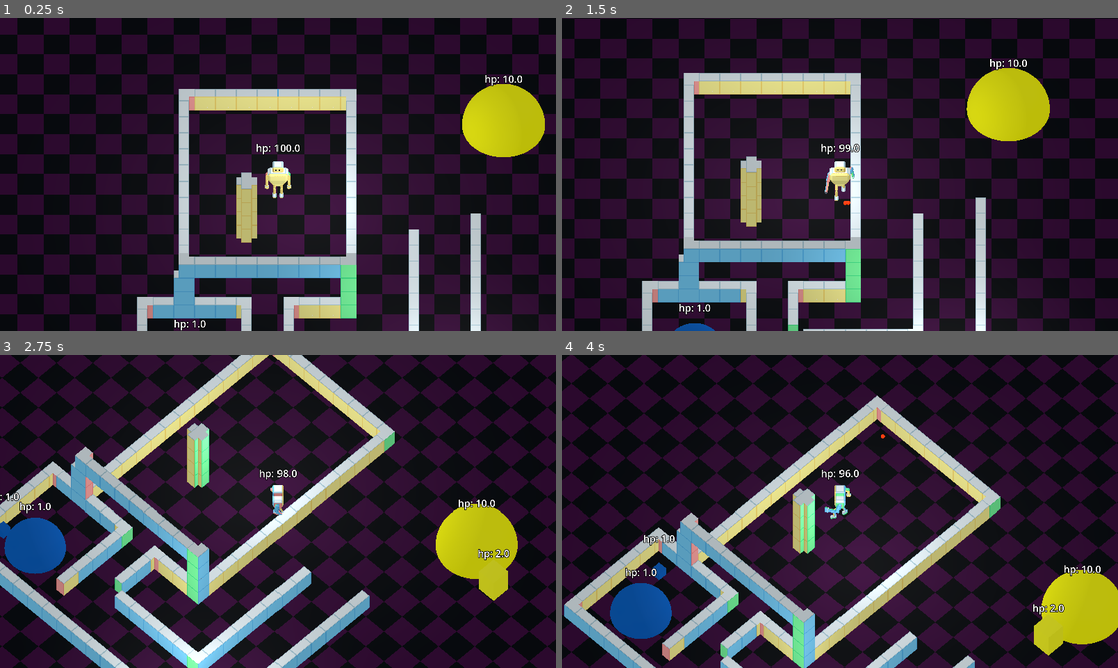
Above: before the commit, frames 1-4 (two rows, left to right).
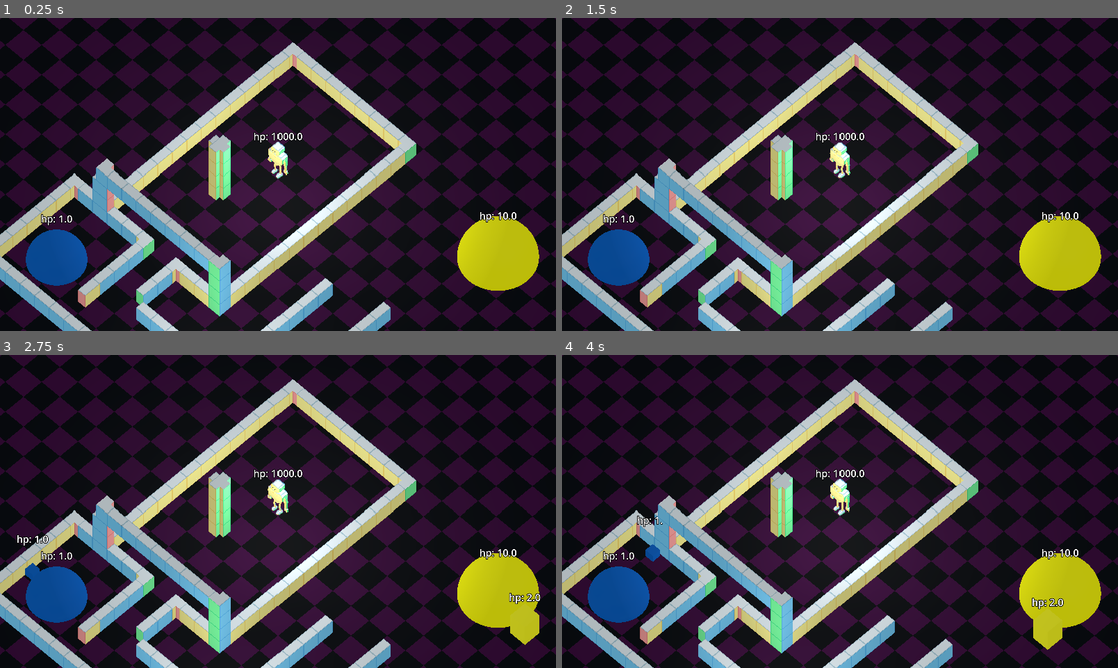
Above: after the commit, the same moments.

Repository: markguinn/kitbash-toy-clash
Game: Godot game, scene res://levels/dev/proto1.tscn
Same seed, same stepped clock (60 frames per second), same inputs: the game is played once before the commit and once after it.
Inputs:
- Up to frame 1 (0.25 s): no input
- Up to frame 2 (1.5 s): tap Enter at 0.5 s; hold Right (right) 0.53-1.28 s; hold Z (attack1) 0.53-1.28 s; hold S (down) from 1.28 s (still down); tap X (attack2) at 1.35 s
- Up to frame 3 (2.75 s): release S (down) at 2.03 s; hold Right (right) from 2.03 s (still down); hold Tab (switch_cam) from 2.03 s (still down)
- Up to frame 4 (4 s): release Right (right) at 2.78 s; release Tab (switch_cam) at 2.78 s; hold W (up) 2.78-3.53 s; tap Z (attack1) at 2.85 s; hold Left (left) from 3.53 s (still down); hold X (attack2) from 3.53 s (still down)

The runs differ from the first frame. In frame 1, 65% of the frame differs, in the area x 0-100%, y 0-100%; in frame 2, 65%; in frame 3, 82%; in frame 4, 80%.
Error after the commit: Parse Error: Too few arguments for "get_animation_library()" call. Expected at least 1 but received 0. (res://player/player.gd:40)

Commit message:
swap between horse body and regular legs

Diff:
--- a/player/player.gd
+++ b/player/player.gd
@@ -24,13 +24,20 @@
 
 # this is very temporary - just feeling out the body swapping
 @onready var body_mesh2: Node3D = $TempSwapBody
+@onready var body_root2: Node3D = $TempSwapBody/root
+@onready var legs2: Node3D = $TempSwapBody/root/legs
 @onready var animation_player2: AnimationPlayer = $TempSwapBody/AnimationPlayer
 
 @onready var body_mesh: Node3D = $BodyMesh
+@onready var body_root: Node3D = $BodyMesh/root
+@onready var legs: Node3D = $BodyMesh/root/legs
 @onready var animation_player: AnimationPlayer = $BodyMesh/AnimationPlayer
+
+@onready var collision_shape_3d: CollisionShape3D = $CollisionShape3D
 
 func _ready() -> void:
 	_set_cam(0)
+	Log.debug(self, animation_player.get_animation_library())
 
 
 func _vec2_to_vec3(dir: Vector2) -> Vector3:
@@ -88,7 +95,18 @@
 		_attack.call_deferred()
 	if event.is_action_pressed("switch_cam"):
 		_set_cam(cur_cam + 1)
+	if event.is_action_pressed("ui_cancel"):
+		_swap_legs()
 
+
+func _swap_legs() -> void:
+	body_mesh2.transform = body_mesh.transform
+	legs.reparent(body_root2)
+	legs2.reparent(body_root)
+	var t = legs2
+	legs2 = legs
+	legs = t
+	collision_shape_3d.shape.height = 4.0 if collision_shape_3d.shape.height == 2.0 else 2.0
 
 func _attack() -> void:
 	var p: Projectile = projectile_tpl.instantiate()
--- a/player/player.tscn
+++ b/player/player.tscn
@@ -4,11 +4,11 @@
 [ext_resource type="PackedScene" uid="uid://0iap8bwrf2kj" path="res://player/projectile.tscn" id="2_ilk7j"]
 [ext_resource type="Script" uid="uid://dqwtfo8bvm7rb" path="res://common/hurt_box.gd" id="3_ax26v"]
 [ext_resource type="PackedScene" uid="uid://p076x5fcyfky" path="res://_source_assets/generic-player/generic_player.gltf" id="3_qjkh3"]
+[ext_resource type="PackedScene" uid="uid://bng6sl0sm81dy" path="res://_source_assets/generic-player/generic_player_mods.gltf" id="4_g6k8r"]
 [ext_resource type="Script" uid="uid://cy8ptutfeorc6" path="res://common/life.gd" id="4_yw30f"]
 
 [sub_resource type="CapsuleShape3D" id="CapsuleShape3D_iynve"]
 radius = 1.0
-height = 3.7
 
 [sub_resource type="StandardMaterial3D" id="StandardMaterial3D_b1fxm"]
 
@@ -36,12 +36,16 @@
 
 [sub_resource type="CapsuleShape3D" id="CapsuleShape3D_l7t1d"]
 radius = 1.2
-height = 4.0
+height = 3.0
 
 [node name="Player" type="CharacterBody3D" unique_id=1653260376 groups=["player"]]
 collision_layer = 2
 collision_mask = 9
+motion_mode = 1
 script = ExtResource("1_nvxhs")
+speed = null
+rotation_speed = null
+projectile_speed = null
 projectile_tpl = ExtResource("2_ilk7j")
 
 [node name="CollisionShape3D" type="CollisionShape3D" parent="." unique_id=497236600]
@@ -50,7 +54,7 @@
 debug_color = Color(0, 0.6, 0.69803923, 1)
 
 [node name="BodyMesh" parent="." unique_id=710161177 instance=ExtResource("3_qjkh3")]
-transform = Transform3D(1, 0, 0, 0, 1, 0, 0, 0, 1, 0, 1, 0)
+transform = Transform3D(1, 0, 0, 0, 1, 0, 0, 0, 1, 0, 1.9, 0)
 
 [node name="left_arm" parent="BodyMesh/root/torso" parent_id_path=PackedInt32Array(710161177, 1633050325) index="2" unique_id=1727721815]
 transform = Transform3D(0.043619335, 0.99904823, 0, -0.99904823, 0.043619335, 0, 0, 0, 1, 0.9375, 0.0625, 0)
@@ -66,6 +70,16 @@
 
 [node name="AnimationPlayer" parent="BodyMesh" index="1" unique_id=1611232282]
 autoplay = &"idle"
+
+[node name="TempSwapBody" parent="." unique_id=1267736368 instance=ExtResource("4_g6k8r")]
+transform = Transform3D(1, 0, 0, 0, 1, 0, 0, 0, 1, 0, 1.9, 0)
+visible = false
+
+[node name="left_arm" parent="TempSwapBody/root/torso" parent_id_path=PackedInt32Array(1267736368, 363459269) index="2" unique_id=520393088]
+transform = Transform3D(0.043619335, 0.99904823, 0, -0.99904823, 0.043619335, 0, 0, 0, 1, 0.9375, 0.0625, 0)
+
+[node name="right_arm" parent="TempSwapBody/root/torso" parent_id_path=PackedInt32Array(1267736368, 363459269) index="3" unique_id=1609070284]
+transform = Transform3D(0.043619335, -0.99904823, 0, 0.99904823, 0.043619335, 0, 0, 0, 1, -0.9375, 0.0625, 0)
 
 [node name="Body" type="MeshInstance3D" parent="." unique_id=2028936697]
 visible = false
@@ -112,7 +126,7 @@
 
 [node name="Life" type="Node" parent="." unique_id=1673273175]
 script = ExtResource("4_yw30f")
-starting_hp = 100.0
+starting_hp = 1000.0
 metadata/_custom_type_script = "uid://cy8ptutfeorc6"
 
 [node name="HealthDripTimer" type="Timer" parent="." unique_id=883919305]
@@ -122,3 +136,4 @@
 [connection signal="timeout" from="HealthDripTimer" to="." method="_on_health_drip"]
 
 [editable path="BodyMesh"]
+[editable path="TempSwapBody"]
Not shown, added: _source_assets/generic-player/generic_player_mods.gltf
Not shown, added: _source_assets/generic-player/generic_player_mods.gltf.import
Binary file added: _source_assets/generic-player/generic_player_mods_0.png
Not shown, added: _source_assets/generic-player/generic_player_mods_0.png.import
Not shown, added: _source_assets/generic-player/generic_player_mods.bbmodel
